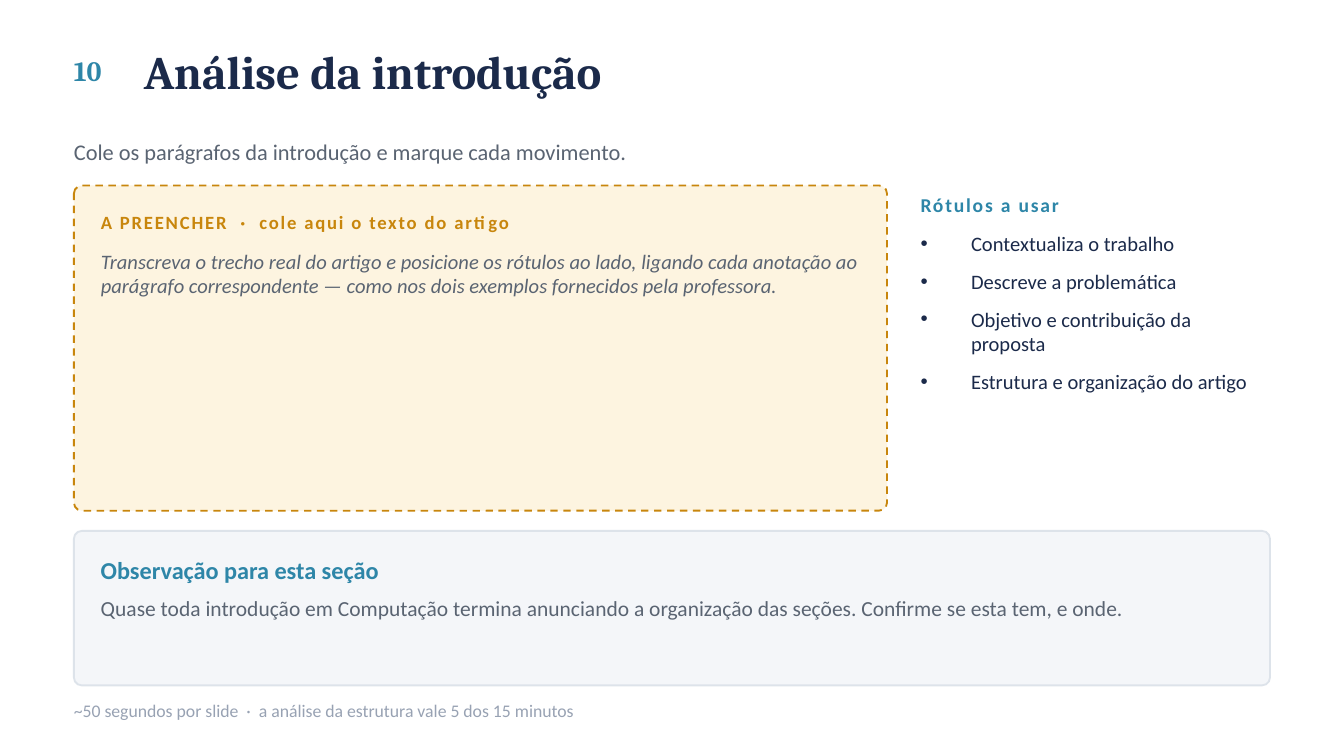
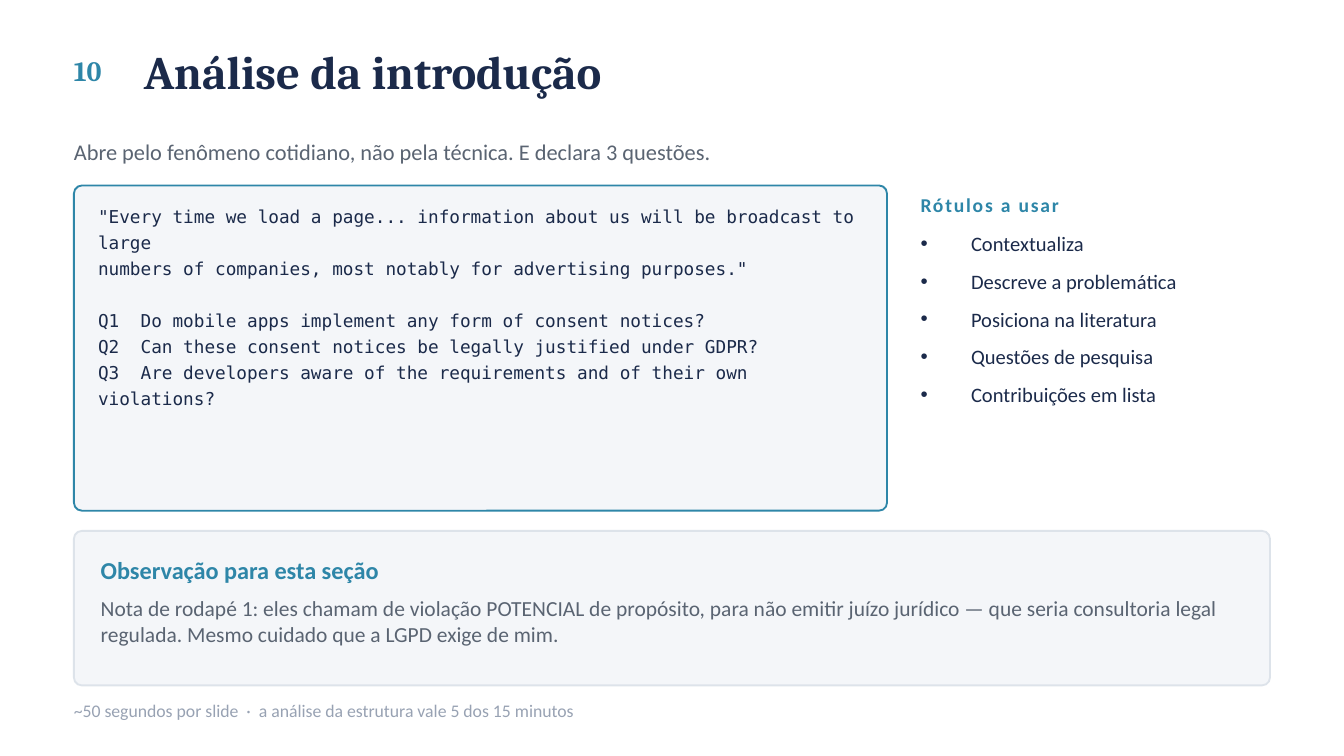
Before and after one commit to ClaudioAMF1/TCC, a slide deck: slide 11 of seminario/seminario-analise-de-artigo.pptx. Drawn at 1344x756 pixels with LibreOffice and Linux fonts; fonts in the diff are those of the drawing. Boxes give left, top, right and bottom in pixels: in the first picture for what was removed or moved away, otherwise in the second. Text is boxed around its words. In the diff, an @@ line names an element or a change of style, - is before the commit and + after.

```diff
--- a/seminario/seminario-analise-de-artigo.pptx
+++ b/seminario/seminario-analise-de-artigo.pptx
@@ text at box(74, 144, 710, 164): text changed @@
-Cole os parágrafos da introdução e marque cada movimento.
+Abre pelo fenômeno cotidiano, não pela técnica. E declara 3 questões.
@@ rounded rectangle at box(74, 185, 887, 511): fill #FDF4E0 to #F4F6F9; outline #C8860D 1 pt dashed to #2E86A8 1 pt @@
@@ text added at box(98, 209, 854, 406), 9.5 pt, text #1B2A4A @@
+"Every time we load a page... information about us will be broadcast to large
+numbers of companies, most notably for advertising purposes."
+Q1 Do mobile apps implement any form of consent notices?
+Q2 Can these consent notices be legally justified under GDPR?
+Q3 Are developers aware of the requirements and of their own violations?
@@ text removed at box(101, 216, 447, 232) @@
-A PREENCHER · cole aqui o texto do artigo
@@ text at box(971, 236, 1084, 251): text changed @@
-• Contextualiza o trabalho
+• Contextualiza
@@ text removed at box(101, 254, 857, 297) @@
-Transcreva o trecho real do artigo e posicione os rótulos ao lado, ligando cada anotação ao parágrafo correspondente — como nos dois exemplos fornecidos pela professora.
@@ text at box(971, 312, 1157, 406): text changed @@
-• Objetivo e contribuição da proposta
-• Estrutura e organização do artigo
+• Posiciona na literatura
+• Questões de pesquisa
+• Contribuições em lista
@@ text at box(101, 601, 1217, 646): text changed @@
-Quase toda introdução em Computação termina anunciando a organização das seções. Confirme se esta tem, e onde.
+Nota de rodapé 1: eles chamam de violação POTENCIAL de propósito, para não emitir juízo jurídico — que seria consultoria legal regulada. Mesmo cuidado que a LGPD exige de mim.
```
Also in this commit, not shown: 8 other slides changed, 3 other files.
